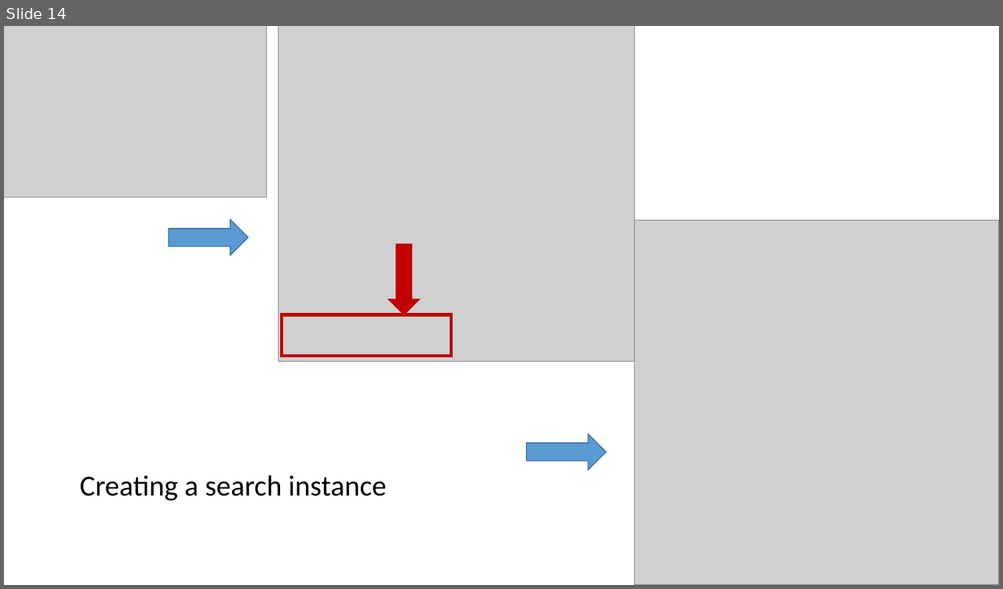
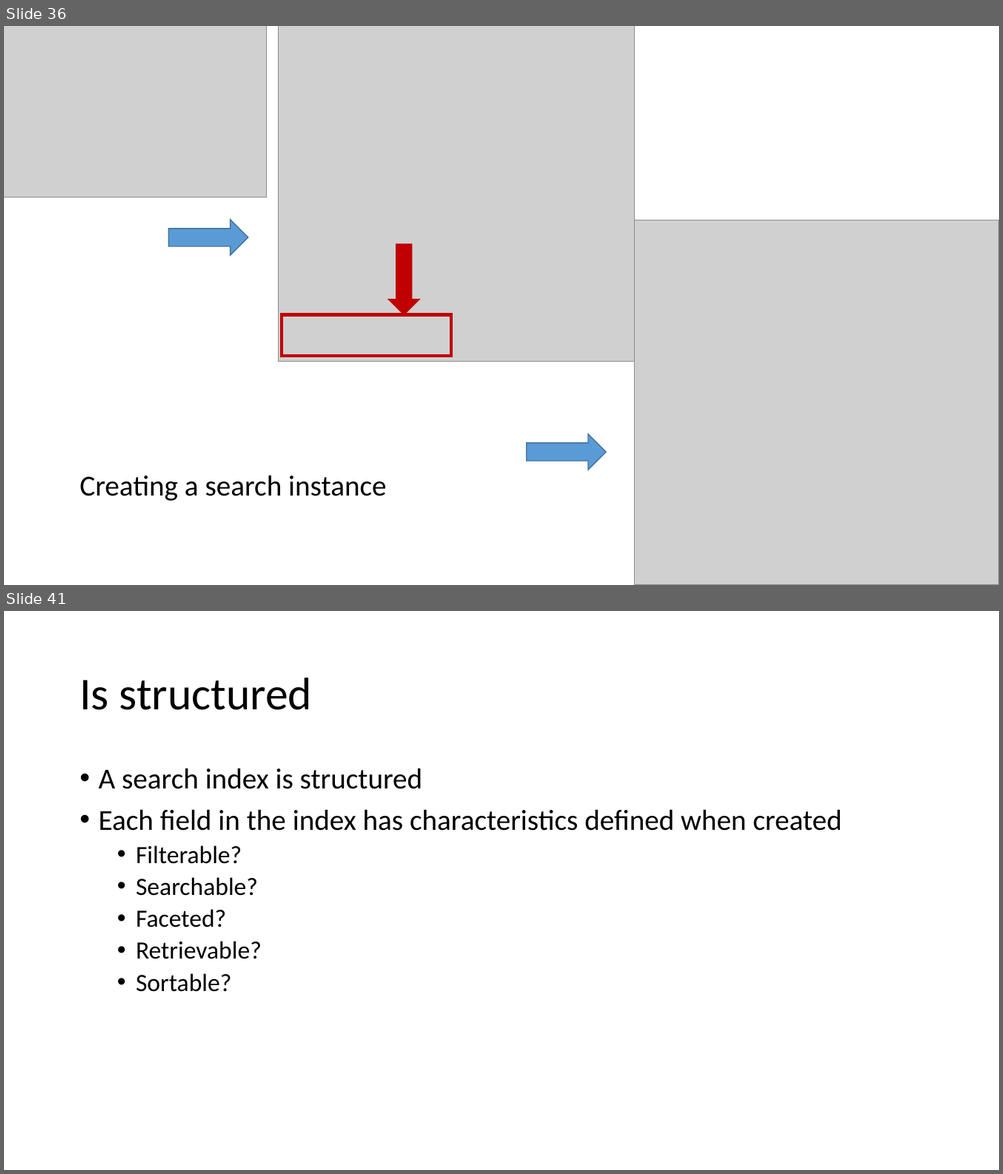
Before and after one commit to asiemer/AzureJeeps, a slide deck: docs/presentation.pptx. Shown one above the other, each under a label of ours: slide 14 before the commit, slides 36 and 41 after it; the slides between them are not shown. The pictures are 1003x589 and 1003x1174 pixels, drawn with LibreOffice and Linux fonts; fonts in the diff are those of the drawing; grey boxes stand for pictures. Boxes give left, top, right and bottom in pixels: in the first picture for what was removed or moved away, otherwise in the second. Text is boxed around its words. In the diff, an @@ line names an element or a change of style, - is before the commit and + after.

```diff
--- a/docs/presentation.pptx
+++ b/docs/presentation.pptx
@@ slide 41 added at [4,611,999,1170], background #FFFFFF @@
@@ title added at [79,678,312,710], 44 pt, text #000000 @@
+Is structured
@@ text added at [99,768,842,992], 28 pt, text #000000 @@
+• A search index is structured
+• Each field in the index has characteristics defined when created
+  • Filterable?
+  • Searchable?
+  • Faceted?
+  • Retrievable?
+  • Sortable?
@@ what was slide 14 is now slide 36 @@
```
Also in this commit, not shown: 6 slides changed, 28 other slides added.
